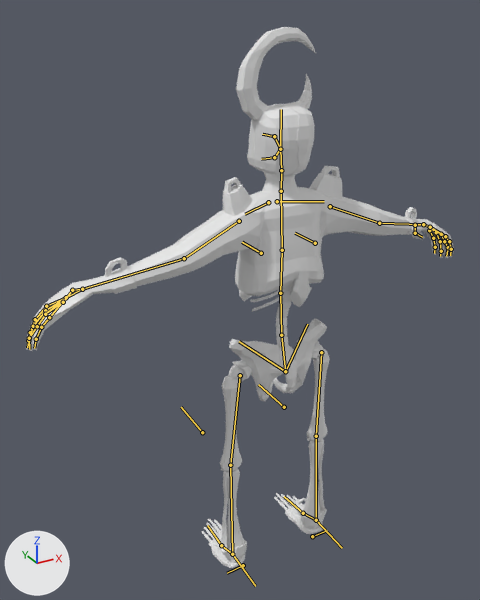
One commit to the Blender file salemstalker/Assets/3D/buildings/kyron.blend: the scene before it, then after it.
Both versions are drawn from a 50 mm lens placed at (-6.64, -9.45, 11.8), pointed at (-0.3, 2.09, 6.03). The lights are fixed; the arrows at lower left show +X, +Y and +Z. The first picture is the older version. The bones that bend it are drawn over the model as lines.
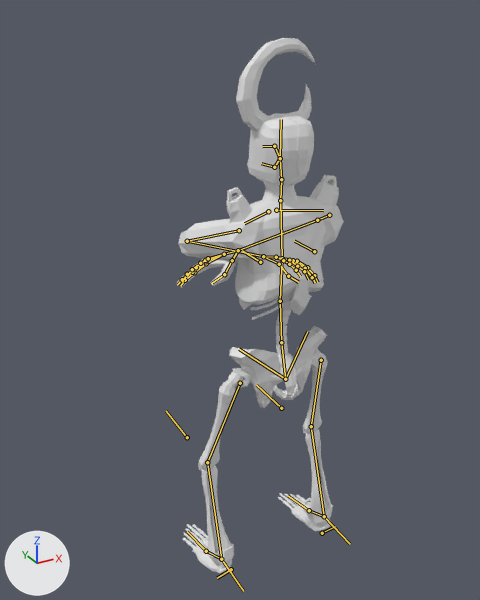
The newer file adds an action. The first version stands in its rest pose; the second is drawn at frame 18 of the action 'attack1'.

Patch to the scene script:
```diff
--- a/salemstalker/Assets/3D/buildings/kyron.blend.py
+++ b/salemstalker/Assets/3D/buildings/kyron.blend.py
@@ bone_spine @@
 bone_spine = bpy.data.objects['metarig'].pose.bones['spine']
-bone_spine.location = (0.0, 0.0, 0.0)
+bone_spine.location = (0.0, -0.033, 0.008)
@@ bone_spine_008 @@
 bone_spine_008 = bpy.data.objects['metarig'].pose.bones['spine.008']  # child of 'spine.007'
-bone_spine_008.rotation_quaternion = (1.0, 0.0, 0.0, 0.0)  # degrees (0, 0, 0)
+bone_spine_008.rotation_quaternion = (0.998, 0.069, 0.0, 0.0)  # degrees (8, 0, 0)
@@ bone_spine_010 @@
 bone_spine_010 = bpy.data.objects['metarig'].pose.bones['spine.010']  # child of 'spine.009'
-bone_spine_010.rotation_quaternion = (1.0, 0.0, 0.0, 0.0)  # degrees (0, 0, 0)
+bone_spine_010.rotation_quaternion = (0.996, -0.091, 0.0, 0.0)  # degrees (-10, 0, 0)
@@ bone_upper_arm_l @@
 bone_upper_arm_l = bpy.data.objects['metarig'].pose.bones['upper_arm.L']  # child of 'shoulder.L'
-bone_upper_arm_l.rotation_quaternion = (1.0, 0.0, 0.0, 0.0)  # degrees (0, 0, 0)
+bone_upper_arm_l.rotation_quaternion = (0.835, 0.513, 0.191, 0.052)  # degrees (65, 15, 17)
@@ bone_forearm_l @@
 bone_forearm_l = bpy.data.objects['metarig'].pose.bones['forearm.L']  # child of 'upper_arm.L'
-bone_forearm_l.rotation_quaternion = (1.0, 0.0, 0.0, 0.0)  # degrees (0, 0, 0)
+bone_forearm_l.rotation_quaternion = (0.67, 0.702, 0.131, -0.203)  # degrees (91, 27, -6)
@@ bone_hand_l @@
 bone_hand_l = bpy.data.objects['metarig'].pose.bones['hand.L']  # child of 'forearm.L'
-bone_hand_l.rotation_quaternion = (1.0, 0.0, 0.0, 0.0)  # degrees (0, 0, 0)
+bone_hand_l.rotation_quaternion = (0.973, 0.027, 0.0, 0.157)  # degrees (3, -1, 18)
@@ bone_upper_arm_r @@
 bone_upper_arm_r = bpy.data.objects['metarig'].pose.bones['upper_arm.R']  # child of 'shoulder.R'
-bone_upper_arm_r.rotation_quaternion = (1.0, 0.0, 0.0, 0.0)  # degrees (0, 0, 0)
+bone_upper_arm_r.rotation_quaternion = (0.809, 0.546, -0.214, -0.042)  # degrees (71, -17, -18)
@@ bone_forearm_r @@
 bone_forearm_r = bpy.data.objects['metarig'].pose.bones['forearm.R']  # child of 'upper_arm.R'
-bone_forearm_r.rotation_quaternion = (1.0, 0.0, 0.0, 0.0)  # degrees (0, 0, 0)
+bone_forearm_r.rotation_quaternion = (0.816, 0.547, -0.097, 0.159)  # degrees (66, -19, 9)
@@ bone_hand_r @@
 bone_hand_r = bpy.data.objects['metarig'].pose.bones['hand.R']  # child of 'forearm.R'
-bone_hand_r.rotation_quaternion = (1.0, 0.0, 0.0, 0.0)  # degrees (0, 0, 0)
+bone_hand_r.rotation_quaternion = (0.974, -0.024, -0.045, -0.148)  # degrees (-2, -6, -17)
@@ bone_hand_r_015 @@
 bone_hand_r_015 = bpy.data.objects['metarig'].pose.bones['hand.R.015']  # child of 'hand.R.014'
-bone_hand_r_015.rotation_quaternion = (1.0, 0.0, 0.0, 0.0)  # degrees (0, 0, 0)
+bone_hand_r_015.rotation_quaternion = (0.992, -0.028, 0.01, -0.121)  # degrees (-3, 1, -14)
@@ bone_hand_r_012 @@
 bone_hand_r_012 = bpy.data.objects['metarig'].pose.bones['hand.R.012']  # child of 'hand.R.011'
-bone_hand_r_012.rotation_quaternion = (1.0, 0.0, 0.0, 0.0)  # degrees (0, 0, 0)
+bone_hand_r_012.rotation_quaternion = (0.984, -0.023, 0.018, -0.175)  # degrees (-3, 2, -20)
@@ bone_hand_r_010 @@
 bone_hand_r_010 = bpy.data.objects['metarig'].pose.bones['hand.R.010']  # child of 'hand.R.009'
-bone_hand_r_010.rotation_quaternion = (1.0, 0.0, 0.0, 0.0)  # degrees (0, 0, 0)
+bone_hand_r_010.rotation_quaternion = (0.991, 0.055, -0.033, -0.122)  # degrees (7, -3, -14)
@@ bone_hand_r_006 @@
 bone_hand_r_006 = bpy.data.objects['metarig'].pose.bones['hand.R.006']  # child of 'hand.R.005'
-bone_hand_r_006.rotation_quaternion = (1.0, 0.0, 0.0, 0.0)  # degrees (0, 0, 0)
+bone_hand_r_006.rotation_quaternion = (0.993, 0.037, -0.029, -0.111)  # degrees (5, -3, -13)
@@ bone_foot_l @@
 bone_foot_l = bpy.data.objects['metarig'].pose.bones['foot.L']  # child of 'shin.L'
-bone_foot_l.rotation_quaternion = (1.0, 0.0, 0.0, 0.0)  # degrees (0, 0, 0)
+bone_foot_l.rotation_quaternion = (0.994, -0.105, 0.005, -0.004)  # degrees (-12, 1, -1)
@@ bone_foot_r @@
 bone_foot_r = bpy.data.objects['metarig'].pose.bones['foot.R']  # child of 'shin.R'
-bone_foot_r.rotation_quaternion = (1.0, 0.0, 0.0, 0.0)  # degrees (0, 0, 0)
+bone_foot_r.rotation_quaternion = (0.996, -0.094, -0.004, 0.002)  # degrees (-11, 0, 0)
@@ bone_shin_l_001 @@
 bone_shin_l_001 = bpy.data.objects['metarig'].pose.bones['shin.L.001']
-bone_shin_l_001.location = (0.0, 0.0, 0.0)
+bone_shin_l_001.location = (0.057, 0.0, -0.001)
@@ bone_thigh_l_001 @@
 bone_thigh_l_001 = bpy.data.objects['metarig'].pose.bones['thigh.L.001']  # child of 'shin.L.001'
-bone_thigh_l_001.location = (0.0, 0.0, 0.0)
-bone_thigh_l_001.scale = (1.0, 1.0, 1.0)
+bone_thigh_l_001.location = (0.02, 0.0, 0.001)
+bone_thigh_l_001.scale = (1.09, 1.0, 1.0)
@@ bone_shin_r_001 @@
 bone_shin_r_001 = bpy.data.objects['metarig'].pose.bones['shin.R.001']
-bone_shin_r_001.location = (0.0, 0.0, 0.0)
+bone_shin_r_001.location = (-0.046, 0.0, -0.001)
@@ bone_thigh_r_001 @@
 bone_thigh_r_001 = bpy.data.objects['metarig'].pose.bones['thigh.R.001']  # child of 'shin.R.001'
-bone_thigh_r_001.location = (0.0, 0.0, 0.0)
-bone_thigh_r_001.scale = (1.0, 1.0, 1.0)
+bone_thigh_r_001.location = (0.059, 0.0, -0.003)
+bone_thigh_r_001.scale = (1.09, 1.0, 1.0)
```

Where the change shows, as pixel boxes (x1, y1, x2, y2) in the pictures (480 x 600 px):
'Cube.013', posed (61% narrower, 24% shorter): before (26, 166, 454, 351); after (176, 175, 343, 315)
'Cube.010', posed (18% wider): before (202, 283, 330, 568); after (182, 292, 333, 573)
'Cube.012', posed: before (236, 27, 316, 197); after (236, 38, 315, 207)
bone 'spine', root to tip: before (285, 371) to (281, 335); after (285, 379) to (281, 342)
bone 'spine.008', root to tip: before (274, 136) to (262, 134); after (274, 146) to (262, 146)
bone 'spine.010', root to tip: before (274, 157) to (261, 159); after (274, 167) to (261, 163)
bone 'upper_arm.L', root to tip: before (239, 221) to (184, 258); after (239, 230) to (187, 241)
bone 'forearm.L', root to tip: before (184, 258) to (82, 289); after (187, 241) to (263, 256)
bone 'hand.L', root to tip: before (82, 289) to (66, 297); after (263, 256) to (276, 257)
bone 'upper_arm.R', root to tip: before (330, 206) to (379, 223); after (329, 215) to (317, 220)
bone 'forearm.R', root to tip: before (379, 223) to (423, 224); after (317, 220) to (238, 250)
bone 'hand.R', root to tip: before (423, 224) to (430, 227); after (238, 250) to (224, 254)
bone 'hand.R.015', root to tip: before (433, 238) to (435, 247); after (194, 272) to (185, 280)
bone 'hand.R.012', root to tip: before (440, 241) to (441, 251); after (192, 272) to (182, 279)
bone 'hand.R.010', root to tip: before (448, 247) to (446, 256); after (187, 274) to (182, 282)
bone 'hand.R.006', root to tip: before (449, 241) to (451, 249); after (200, 263) to (192, 269)
bone 'foot.L', root to tip: before (232, 554) to (221, 545); after (221, 559) to (206, 551)
bone 'foot.R', root to tip: before (316, 520) to (303, 513); after (324, 516) to (309, 510)
bone 'shin.L.001', root to tip: before (232, 554) to (255, 586); after (221, 559) to (243, 591)
bone 'thigh.L.001', root to tip: before (202, 432) to (181, 407); after (187, 437) to (166, 411)
bone 'shin.R.001', root to tip: before (316, 520) to (342, 548); after (324, 516) to (350, 544)
bone 'thigh.R.001', root to tip: before (284, 407) to (258, 384); after (281, 408) to (256, 385)
